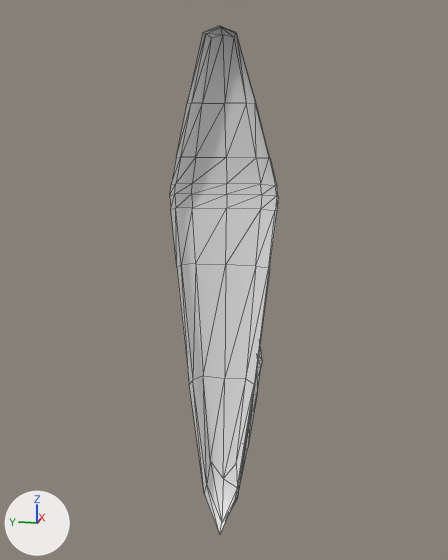
An edit to the glTF model public/clockHands.glb, drawn before and after from the same camera.
The view is the same before and after, from a 50 mm camera at (-0.0899, 0.405, 1.528) aimed at (0.0285, 0.4287, 1.4984). Every picture has the same lights, and +X, +Y and +Z are marked at lower left. Mesh edges are drawn as thin lines. Where no turn or scale is listed for an object, it has been applied to the vertices.

The first picture shows 'minutehand'.
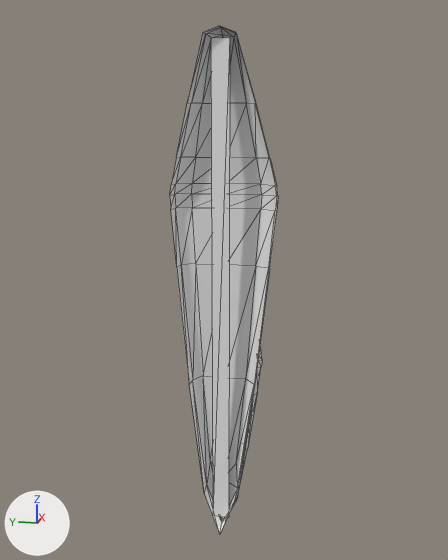
Changed parts and their boxes (x1, y1, x2, y2) in the pictures (448 x 560 px):
'secondhand', added: after (211, 38, 230, 517)

Edits to the bpy script that builds the scene:
```text
Add me_plane_137:
    me_plane_137.from_pydata([(-0.0175, -0.0017, 0.0995), (-0.0175, -0.0017, 0.0052), (-0.0175, 0.0017, 0.0995), (-0.0175, 0.0017, 0.0052)], [], [(0, 1, 3), (0, 3, 2)])
Add ob_secondhand:
    ob_secondhand = bpy.data.objects.new('secondhand', me_plane_137)
    ob_secondhand.location = (0.0402, 0.4282, 1.4436)
```
